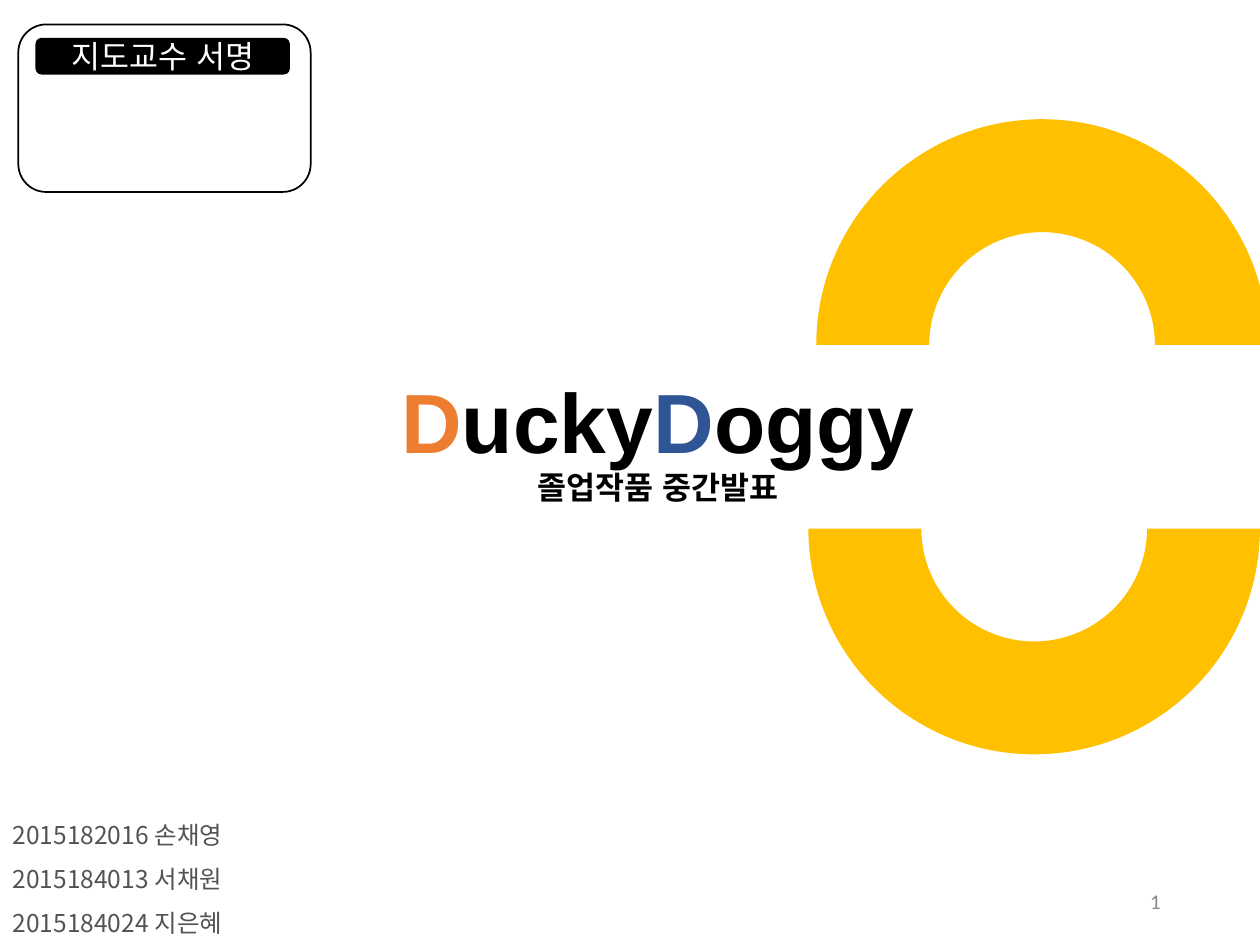
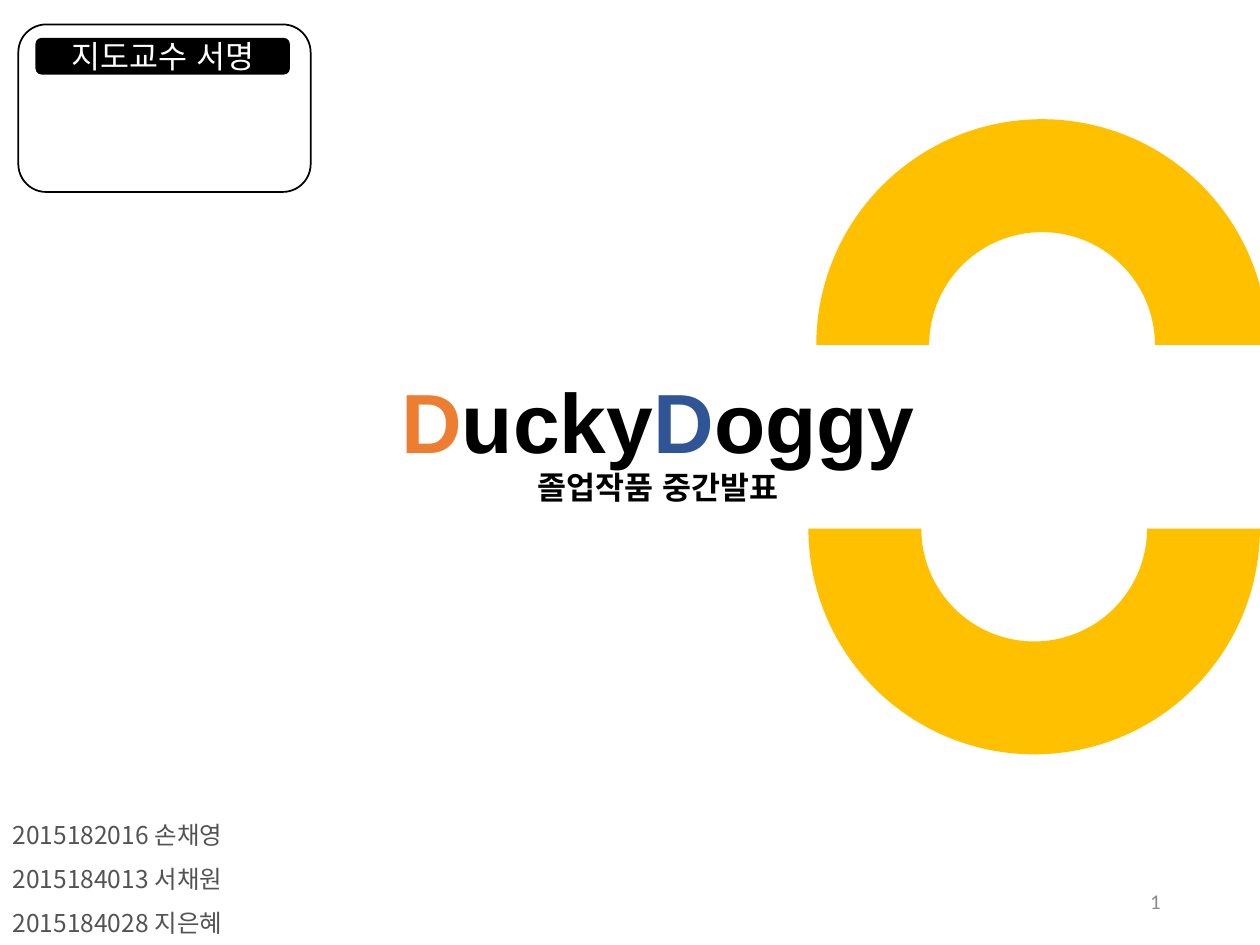
Before and after one commit to codnsj81/HuffAndPuff, a slide deck: slide 1 of 기획 문서/DuckyDoggy_중간발표.pptx. Drawn at 1260x945 pixels with LibreOffice and Linux fonts; fonts in the diff are those of the drawing. Boxes give left, top, right and bottom in pixels: in the first picture for what was removed or moved away, otherwise in the second. Text is boxed around its words. In the diff, an @@ line names an element or a change of style, - is before the commit and + after.

```diff
--- a/기획 문서/DuckyDoggy_중간발표.pptx
+++ b/기획 문서/DuckyDoggy_중간발표.pptx
@@ subtitle at (13,911,222,934): text changed @@
-2015184024 지은혜
+2015184028 지은혜
```
Also in this commit, not shown: 3 other slides changed, 8 slides added.
